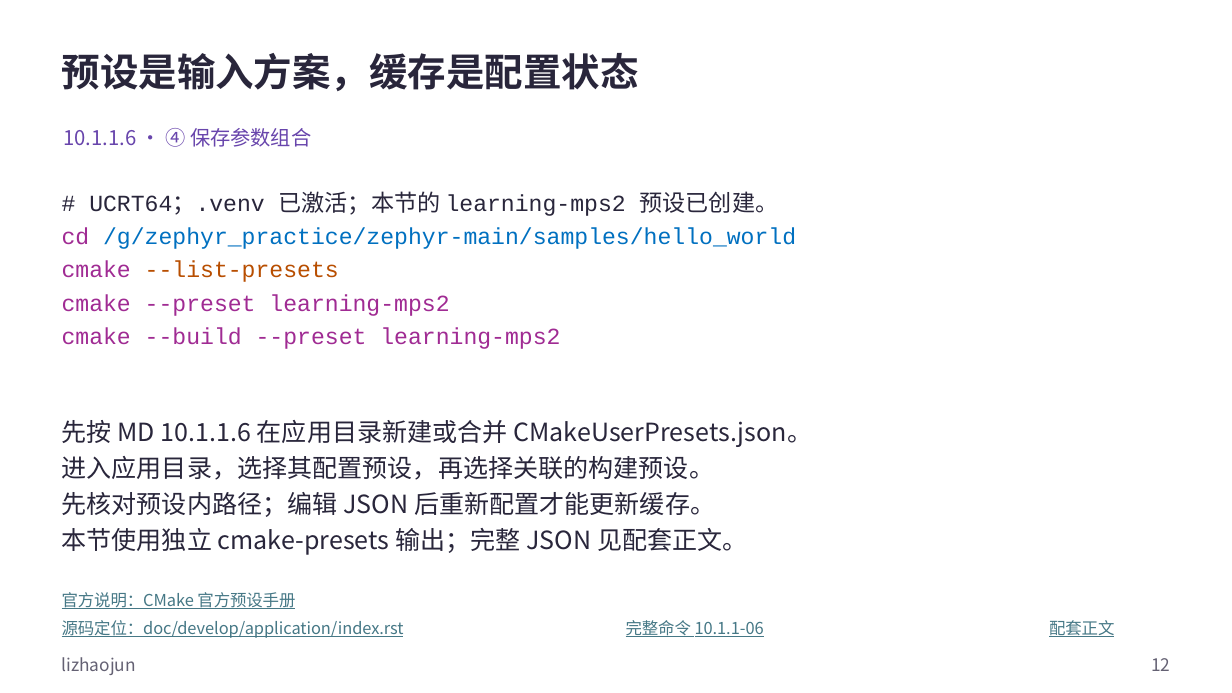
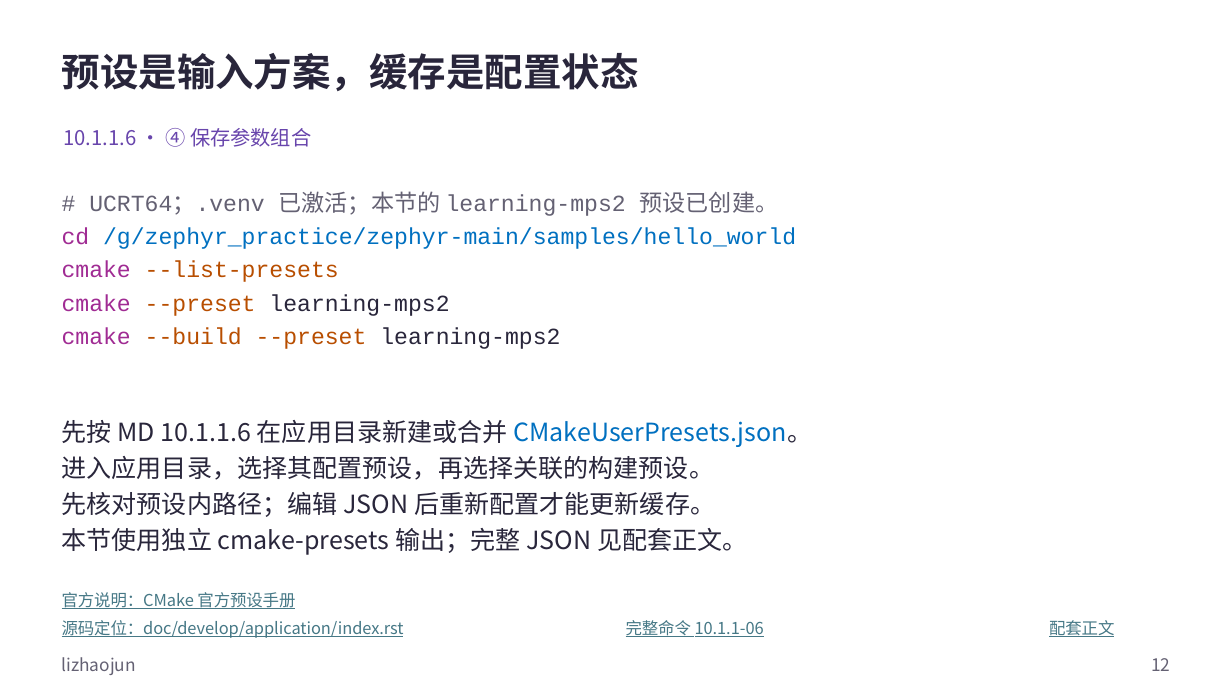
Before and after one commit to FormingSystem/zephyr_hc32f4a0, a slide deck: slide 12 of learning/P01_zephyr_make_project/slides/P010_CMake缓存与构建排错_Windows.pptx. Drawn at 1232x693 pixels with LibreOffice and Linux fonts; fonts in the diff are those of the drawing. Boxes give left, top, right and bottom in pixels: in the first picture for what was removed or moved away, otherwise in the second. Text is boxed around its words. In the diff, an @@ line names an element or a change of style, - is before the commit and + after.

```diff
--- a/learning/P01_zephyr_make_project/slides/P010_CMake缓存与构建排错_Windows.pptx
+++ b/learning/P01_zephyr_make_project/slides/P010_CMake缓存与构建排错_Windows.pptx
@@ text at (62, 191, 779, 349): text colour #29263B to #646173 in "# UCRT64；.venv 已激活；本节的 learning-mps2 预设已创建。"; text colour #A02B93 to #B84E00 in "--preset", "--build --preset"; text colour #A02B93 to #29263B in "learning-mps2", "learning-mps2" @@
@@ text at (62, 420, 813, 447): text colour #29263B to #0070C0 in "CMakeUserPresets.json。" @@
```
Also in this commit, not shown: 9 other slides changed, 19 other files.
